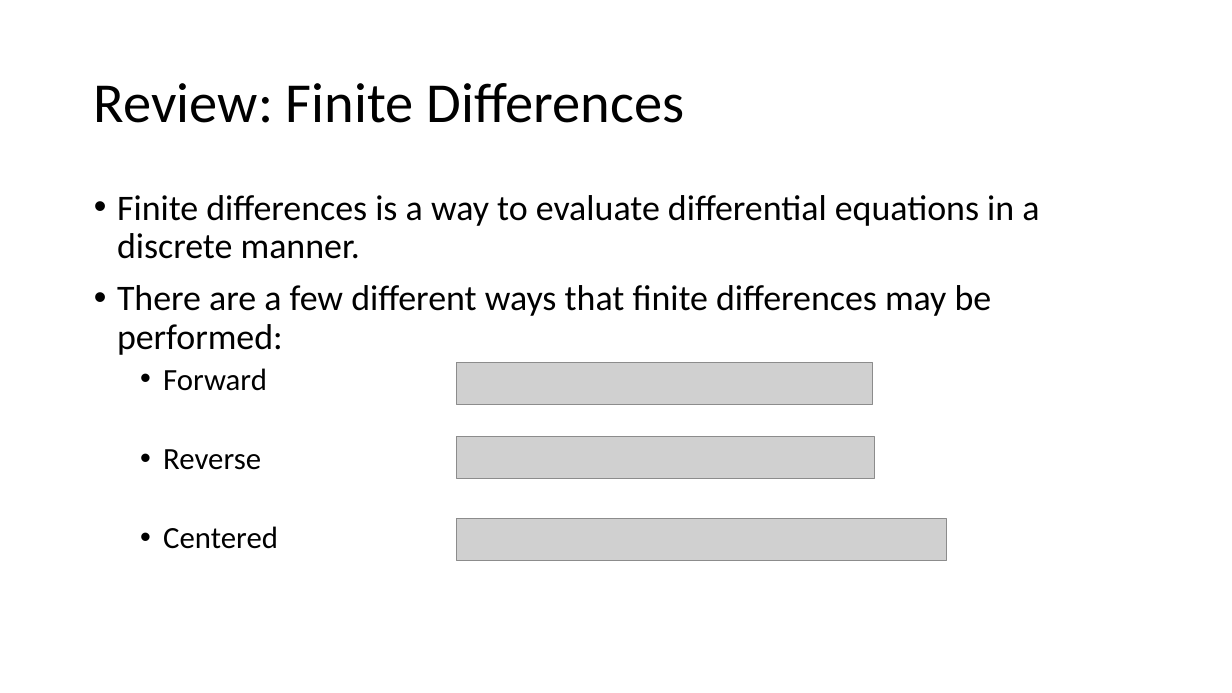
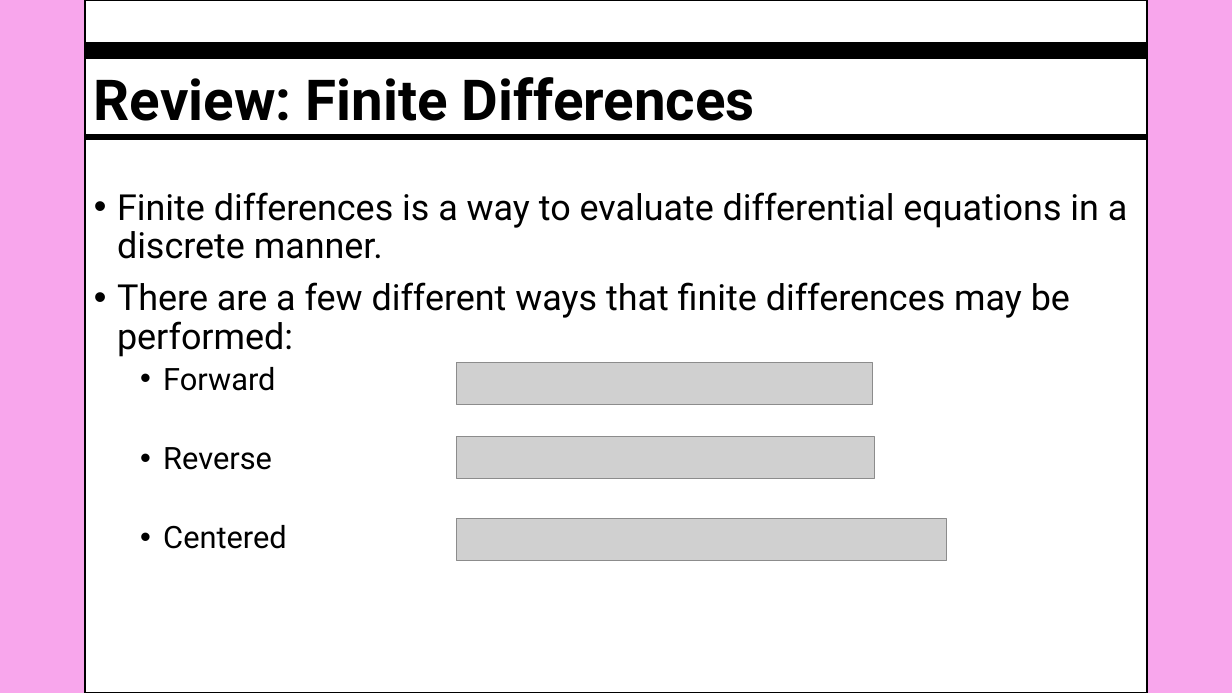
Before and after one commit to Tsintsuntsini/PHYS_581, a slide deck: slide 2 of Presentation3/Staggered Grids.pptx. Drawn at 1232x693 pixels with LibreOffice and Linux fonts; fonts in the diff are those of the drawing; grey boxes stand for pictures. Boxes give left, top, right and bottom in pixels: in the first picture for what was removed or moved away, otherwise in the second. Text is boxed around its words. In the diff, an @@ line names an element or a change of style, - is before the commit and + after.

```diff
--- a/Presentation3/Staggered Grids.pptx
+++ b/Presentation3/Staggered Grids.pptx
@@ background #FFFFFF to #F8A6EC @@
@@ rectangle added at [85, 0, 1148, 693], fill #FFFFFF, outline #000000 1.5 pt @@
@@ title "Review: Finite Differences" at [94, 77, 755, 121]: font Calibri to Roboto, bold on @@
@@ rectangle added at [85, 43, 1148, 58], fill #000000, outline #000000 1 pt @@
@@ rectangle added at [85, 135, 1148, 140], fill #000000, outline #000000 1 pt @@
@@ text "Finite differences is a way ..." at [117, 192, 1128, 549]: font Calibri to Roboto @@
```
Also in this commit, not shown: 6 other slides changed, 4 other files.
